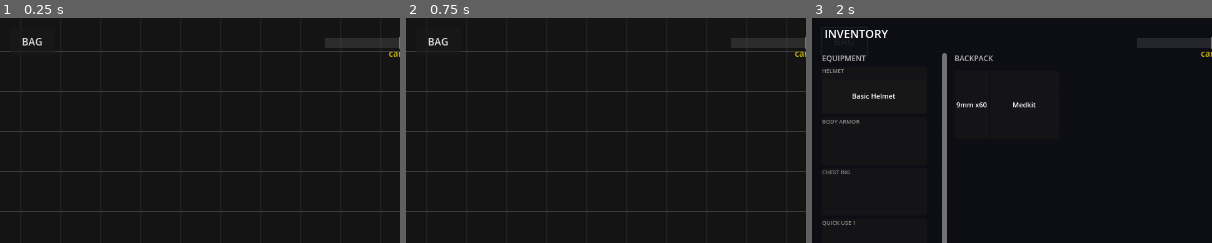
Above: before the commit, frames 1-3 (left to right).
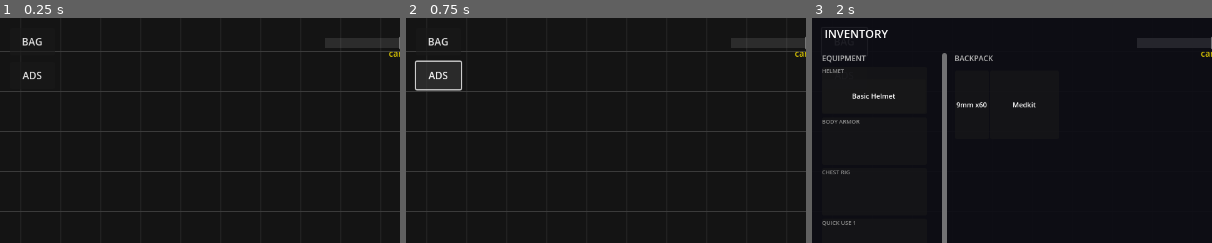
Above: after the commit, the same moments.

Repository: jklrjklr/zhukov
Game: Godot game, scene res://main.tscn
Same seed, same stepped clock (60 frames per second), same inputs: the game is played once before the commit and once after it.
Inputs (mouse positions are % of the whole screen's width and height, from its top left):
- Up to frame 1 (0.25 s): no input
- Up to frame 2 (0.75 s): click (4, 13) at 0.5 s, where only the run after the commit has a clickable "ADS"
- Up to frame 3 (2 s): click "BAG" at 1.25 s
The pictures show only the part of the screen within x 0-50%, y 0-50%; the shares and areas given below are measured in that part.

The runs differ from the first frame. In frame 1, less than 0.1% of the frame differs, in the area x 5-11%, y 24-28%; in frame 2, 0.4%, in the area x 2-14%, y 18-33%; in frame 3, less than 0.1%.
Error in both runs: Invalid assignment of property or key 'border_width_all' with value of type 'int' on a base object of type 'StyleBoxFlat'. (res://inventory/ui/SlotCell.gd:53)

Commit message:
Implement 4-state character system (HIPFIRE/ADS/RUNNING/IDLE)
- CharacterStateMachine: enum-based state machine with valid transition table,
  can_shoot/can_reload guards, state_changed signal
- SightData: resource for sight properties (ergo_mult, scope_mult, fov_radius, reticle_type)
- AdsOverlay: CanvasLayer with vignette shader + reticle (dot/crosshair/circle) centered on screen
- ads_vignette.gdshader: aspect-corrected circular aperture with blur+darken outside
- Player: integrates state machine, splits ergo into weapon_ergo × ads_ergo_mult,
  on_ads_pressed/released signal AdsOverlay and camera, run detection from joystick magnitude
- PlayerCamera: set_ads_scope/clear_ads_scope scales view_offset by scope_mult
- TouchInputHandler: is_running_joystick() returns true when magnitude > JOYSTICK_RADIUS
- WeaponData: _sight field parsed from items.json, get_sight() returns SightData
- WeaponSystem: checks state_machine.can_shoot/can_reload before all fire/reload actions
- HUD: ads_pressed/ads_released signals, ADS button wired to player
- main.gd: wires player entered_ads/exited_ads to AdsOverlay, HUD ads signals to player
- main.tscn: adds CharacterStateMachine node under Player, AdsOverlay instance at root
- data/items.json: adds sight dict to micro_uzi
- tests/test_character_states.gd: 14 tests covering state transitions, guards, SightData (54/54)

https://claude.ai/code/session_012v9MvoDXPfKFaXjuVB4qrQ

Diff:
--- a/HUD/HUD.gd
+++ b/HUD/HUD.gd
@@ -1,6 +1,8 @@
 extends CanvasLayer
 
 signal inventory_requested
+signal ads_pressed
+signal ads_released
 
 @onready var _fire_visual: TextureRect = $FireButton
 @onready var _reload_btn: TextureRect = $ReloadButton
@@ -24,6 +26,14 @@
 	inv_btn.size = Vector2(72, 44)
 	inv_btn.pressed.connect(func(): inventory_requested.emit())
 	add_child(inv_btn)
+
+	var ads_btn := Button.new()
+	ads_btn.text = "ADS"
+	ads_btn.position = Vector2(16, 70)
+	ads_btn.size = Vector2(72, 44)
+	ads_btn.button_down.connect(func(): ads_pressed.emit())
+	ads_btn.button_up.connect(func(): ads_released.emit())
+	add_child(ads_btn)
 
 	_weapon_system.reloading.connect(_on_reloading)
 	_weapon_system.reload_complete.connect(_progress_circle.hide_progress)
--- /dev/null
+++ b/characters/CharacterStateMachine.gd
@@ -0,0 +1,46 @@
+class_name CharacterStateMachine
+extends Node
+
+enum State { HIPFIRE = 0, ADS = 1, RUNNING = 2, IDLE = 3 }
+
+signal state_changed(old_state: State, new_state: State)
+
+var state: State = State.HIPFIRE
+
+# Attempt a state transition. Returns true if it succeeded.
+func transition(new_state: State) -> bool:
+	if new_state == state:
+		return false
+	if not _valid(state, new_state):
+		return false
+	var old := state
+	state = new_state
+	state_changed.emit(old, state)
+	return true
+
+func can_shoot() -> bool:
+	return state == State.HIPFIRE or state == State.ADS
+
+func can_reload() -> bool:
+	return state == State.HIPFIRE or state == State.ADS
+
+func is_ads() -> bool:
+	return state == State.ADS
+
+func is_running() -> bool:
+	return state == State.RUNNING
+
+func state_name() -> String:
+	return State.keys()[state]
+
+func _valid(from: State, to: State) -> bool:
+	match to:
+		State.HIPFIRE:
+			return from != State.HIPFIRE
+		State.ADS:
+			return from == State.HIPFIRE
+		State.RUNNING:
+			return from == State.HIPFIRE
+		State.IDLE:
+			return from in [State.HIPFIRE, State.ADS, State.RUNNING]
+	return false
--- /dev/null
+++ b/characters/SightData.gd
@@ -0,0 +1,21 @@
+class_name SightData
+extends RefCounted
+
+var display_name: String  = "Iron Sights"
+var reticle_type: String  = "dot"    # "dot" | "crosshair" | "none"
+var ergo_mult: float      = 0.85     # ergonomics multiplier while ADS (<1 = penalty)
+var scope_mult: float     = 1.0      # 1.3 = camera sees 30% further when ADS
+var fov_radius: float     = 0.40     # vignette aperture radius (fraction of screen height)
+
+static func from_dict(d: Dictionary) -> SightData:
+	var s := SightData.new()
+	s.display_name = d.get("display_name", "Iron Sights")
+	s.reticle_type = d.get("reticle_type", "dot")
+	s.ergo_mult    = d.get("ergo_mult",    0.85)
+	s.scope_mult   = d.get("scope_mult",   1.0)
+	s.fov_radius   = d.get("fov_radius",   0.40)
+	return s
+
+# Default iron-sight values used when no sight is configured.
+static func iron_sights() -> SightData:
+	return SightData.new()
--- a/data/items.json
+++ b/data/items.json
@@ -26,6 +26,13 @@
     "muzzle_flash_scale": 0.8,
     "headshot_multiplier": 3.0,
     "slot_size": [1, 2],
-    "sprite": ""
+    "sprite": "",
+    "sight": {
+      "display_name": "Iron Sights",
+      "reticle_type": "dot",
+      "ergo_mult": 0.85,
+      "scope_mult": 1.0,
+      "fov_radius": 0.40
+    }
   }
 }
--- a/main.gd
+++ b/main.gd
@@ -7,6 +7,21 @@
 	inventory_ui.setup(inventory_sys)
 	$HUD.inventory_requested.connect(inventory_ui.toggle)
 	_seed_demo_items(inventory_sys)
+
+	var ads_overlay: CanvasLayer = $AdsOverlay
+	var player: Player = $Player
+	player.entered_ads.connect(ads_overlay.show_ads)
+	player.exited_ads.connect(ads_overlay.hide_ads)
+
+	$HUD.ads_pressed.connect(_on_ads_pressed)
+	$HUD.ads_released.connect(player.on_ads_released)
+
+
+func _on_ads_pressed() -> void:
+	var player: Player = $Player
+	var weapon_sys: WeaponSystem = player.get_node("WeaponSystem")
+	var sight: SightData = weapon_sys.get_active_weapon().get_sight() if weapon_sys.get_active_weapon() != null else SightData.iron_sights()
+	player.on_ads_pressed(sight)
 
 
 func _seed_demo_items(inv: InventorySystem) -> void:
--- a/main.tscn
+++ b/main.tscn
@@ -16,6 +16,8 @@
 [ext_resource type="PackedScene" path="res://inventory/ui/InventoryUI.tscn" id="14_invui"]
 [ext_resource type="Script" path="res://main.gd" id="15_main"]
 [ext_resource type="Script" path="res://characters/HurtBox.gd" id="16_hurtbox"]
+[ext_resource type="Script" path="res://characters/CharacterStateMachine.gd" id="17_csm"]
+[ext_resource type="PackedScene" path="res://player/AdsOverlay.tscn" id="18_adsoverlay"]
 
 [sub_resource type="CapsuleShape2D" id="CapsuleShape2D_0e48y"]
 [sub_resource type="CapsuleShape2D" id="CapsuleShape2D_body_hb"]
@@ -63,6 +65,9 @@
 [node name="Sprite2D" type="Sprite2D" parent="Player/WeaponSystem/WeaponSlot0"]
 
 [node name="Muzzle" type="Node2D" parent="Player/WeaponSystem/WeaponSlot0"]
+
+[node name="CharacterStateMachine" type="Node" parent="Player"]
+script = ExtResource("17_csm")
 
 [node name="InventorySystem" type="Node" parent="Player"]
 script = ExtResource("13_invsys")
@@ -128,4 +133,6 @@
 scale = Vector2(3, 3)
 text = "1"
 
+[node name="AdsOverlay" parent="." instance=ExtResource("18_adsoverlay")]
+
 [node name="InventoryUI" parent="." instance=ExtResource("14_invui")]
--- /dev/null
+++ b/player/AdsOverlay.gd
@@ -0,0 +1,44 @@
+extends CanvasLayer
+
+const _SHADER   := preload("res://player/ads_vignette.gdshader")
+const _RETICLE  := preload("res://player/AdsReticle.gd")
+
+var _vignette: ColorRect
+var _reticle: Node2D
+var _mat: ShaderMaterial
+
+func _ready() -> void:
+	layer = 4
+	visible = false
+	_build()
+
+func _build() -> void:
+	_vignette = ColorRect.new()
+	_vignette.set_anchors_and_offsets_preset(Control.PRESET_FULL_RECT)
+	_vignette.mouse_filter = Control.MOUSE_FILTER_IGNORE
+	_mat = ShaderMaterial.new()
+	_mat.shader = _SHADER
+	_vignette.material = _mat
+	add_child(_vignette)
+
+	_reticle = Node2D.new()
+	_reticle.set_script(_RETICLE)
+	add_child(_reticle)
+
+func show_ads(sight: SightData) -> void:
+	visible = true
+	var vp := get_viewport().get_visible_rect().size
+	_mat.set_shader_parameter("aspect_ratio",  vp.x / vp.y)
+	_mat.set_shader_parameter("circle_radius", sight.fov_radius)
+	_reticle.set_type(sight.reticle_type)
+	_center_reticle(vp)
+
+func hide_ads() -> void:
+	visible = false
+
+func _process(_dt: float) -> void:
+	if visible:
+		_center_reticle(get_viewport().get_visible_rect().size)
+
+func _center_reticle(vp: Vector2) -> void:
+	_reticle.position = vp * 0.5
--- /dev/null
+++ b/player/AdsOverlay.tscn
@@ -0,0 +1,7 @@
+[gd_scene format=3 uid="uid://ads_overlay_scene"]
+
+[ext_resource type="Script" path="res://player/AdsOverlay.gd" id="1_adsoverlay"]
+
+[node name="AdsOverlay" type="CanvasLayer"]
+layer = 4
+script = ExtResource("1_adsoverlay")
--- /dev/null
+++ b/player/AdsReticle.gd
@@ -0,0 +1,30 @@
+extends Node2D
+
+var reticle_type: String = "dot"
+var color: Color = Color(1.0, 1.0, 1.0, 0.92)
+var outline: Color = Color(0.0, 0.0, 0.0, 0.5)
+
+func set_type(t: String) -> void:
+	reticle_type = t
+	queue_redraw()
+
+func _draw() -> void:
+	match reticle_type:
+		"dot":
+			draw_circle(Vector2.ZERO, 2.5, outline)
+			draw_circle(Vector2.ZERO, 1.8, color)
+		"crosshair":
+			const GAP := 5.0
+			const ARM := 13.0
+			const W   := 1.5
+			for v in [[Vector2(-ARM - GAP, 0), Vector2(-GAP, 0)],
+					  [Vector2(GAP, 0), Vector2(ARM + GAP, 0)],
+					  [Vector2(0, -ARM - GAP), Vector2(0, -GAP)],
+					  [Vector2(0, GAP), Vector2(0, ARM + GAP)]]:
+				draw_line(v[0], v[1], outline, W + 1.5)
+				draw_line(v[0], v[1], color, W)
+		"circle":
+			draw_arc(Vector2.ZERO, 22.0, 0, TAU, 48, outline, 3.0)
+			draw_arc(Vector2.ZERO, 22.0, 0, TAU, 48, color,   1.5)
+		"none":
+			pass
--- a/player/Player.gd
+++ b/player/Player.gd
@@ -10,11 +10,14 @@
 @onready var _camera: Camera2D = $Camera2D
 @onready var _sprite: Node2D   = $Sprite2D
 @onready var inventory: InventorySystem = $InventorySystem
+@onready var state_machine: CharacterStateMachine = $CharacterStateMachine
 
 var _facing_angle: float = 0.0
 var _initialized: bool = false
 var _turn_speed_rad: float = 0.0
 var _reaction_delay: float = 0.0
+var _weapon_ergo: float = 0.5
+var _ads_ergo_mult: float = 1.0
 
 var max_health: int = 100
 var health: int = 100
@@ -22,10 +25,12 @@
 signal health_changed(new_hp: int)
 signal player_died
 signal headshot_received
+signal entered_ads(sight: SightData)
+signal exited_ads
 
 func _ready() -> void:
 	_update_ergonomics_stats()
-	# temp test setup — remove later
+	state_machine.state_changed.connect(_on_state_changed)
 	await get_tree().process_frame
 	$WeaponSystem.equip(0, "micro_uzi")
 	add_to_group("player")
@@ -38,6 +43,7 @@
 		return
 	_apply_movement(delta)
 	_update_facing(delta)
+	_check_run_state()
 
 func _get_target_angle() -> float:
 	return _camera.rotation + facing_offset
@@ -49,6 +55,13 @@
 	else:
 		velocity = raw_dir.rotated(_camera.rotation) * move_speed
 	move_and_slide()
+
+func _check_run_state() -> void:
+	var running := TouchInputHandler.is_running_joystick()
+	if running and not state_machine.is_running() and not state_machine.is_ads():
+		state_machine.transition(CharacterStateMachine.State.RUNNING)
+	elif not running and state_machine.is_running():
+		state_machine.transition(CharacterStateMachine.State.HIPFIRE)
 
 func _update_facing(delta: float) -> void:
 	var target_angle: float = _get_target_angle()
@@ -75,8 +88,31 @@
 	_reaction_delay = lerpf(0.5, 0.05, ergonomics)
 
 func set_ergonomics(value: float) -> void:
-	ergonomics = clampf(value, 0.0, 1.0)
+	_weapon_ergo = clampf(value, 0.0, 1.0)
+	_apply_combined_ergo()
+
+func set_ads_ergo_mult(mult: float) -> void:
+	_ads_ergo_mult = mult
+	_apply_combined_ergo()
+
+func _apply_combined_ergo() -> void:
+	ergonomics = clampf(_weapon_ergo * _ads_ergo_mult, 0.0, 1.0)
 	_update_ergonomics_stats()
+
+func on_ads_pressed(sight: SightData) -> void:
+	if state_machine.transition(CharacterStateMachine.State.ADS):
+		set_ads_ergo_mult(sight.ergo_mult)
+		_camera.set_ads_scope(sight.scope_mult)
+		entered_ads.emit(sight)
+
+func on_ads_released() -> void:
+	if state_machine.transition(CharacterStateMachine.State.HIPFIRE):
+		set_ads_ergo_mult(1.0)
+		_camera.clear_ads_scope()
+		exited_ads.emit()
+
+func _on_state_changed(_old: CharacterStateMachine.State, _new: CharacterStateMachine.State) -> void:
+	pass
 
 func take_damage(amount: int, is_headshot: bool = false) -> void:
 	health = max(0, health - amount)
@@ -90,6 +126,12 @@
 	health = min(max_health, health + amount)
 	health_changed.emit(health)
 
+func enter_idle() -> void:
+	state_machine.transition(CharacterStateMachine.State.IDLE)
+
+func exit_idle() -> void:
+	state_machine.transition(CharacterStateMachine.State.HIPFIRE)
+
 func angle_difference(from: float, to: float) -> float:
 	return fposmod(to - from + PI, TAU) - PI
 
--- a/player/PlayerCamera.gd
+++ b/player/PlayerCamera.gd
@@ -7,6 +7,7 @@
 @export var recoil_zoom_return_speed: float = 0.5
 
 var _recoil_zoom: float = 0.0
+var _ads_scope_mult: float = 1.0
 
 func _ready() -> void:
 	TouchInputHandler.camera_rotated.connect(_on_camera_rotated)
@@ -30,8 +31,16 @@
 	rotation += radians
 	_refresh_camera()
 
+func set_ads_scope(mult: float) -> void:
+	_ads_scope_mult = maxf(mult, 1.0)
+	_refresh_camera()
+
+func clear_ads_scope() -> void:
+	_ads_scope_mult = 1.0
+	_refresh_camera()
+
 func _refresh_camera() -> void:
-	position = Vector2.UP.rotated(rotation) * view_offset
+	position = Vector2.UP.rotated(rotation) * view_offset * _ads_scope_mult
 
 	var z: float = max(0.1, base_zoom + _recoil_zoom)
 	zoom = Vector2(z, z)
--- a/player/TouchInputHandler.gd
+++ b/player/TouchInputHandler.gd
@@ -110,6 +110,11 @@
 	var raw := _joystick_current - _joystick_origin
 	return raw.limit_length(JOYSTICK_RADIUS) / JOYSTICK_RADIUS
 
+func is_running_joystick() -> bool:
+	if _joystick_touch_index == -1:
+		return false
+	return (_joystick_current - _joystick_origin).length() > JOYSTICK_RADIUS
+
 func get_camera_angular_velocity() -> float:
 	return 0.0
 
--- /dev/null
+++ b/player/ads_vignette.gdshader
@@ -0,0 +1,38 @@
+// ADS vignette: darkens + blurs everything outside the circular aperture.
+// The aperture is aspect-corrected so it's always a true circle.
+shader_type canvas_item;
+render_mode unshaded;
+
+// Set from GDScript whenever viewport size changes.
+uniform float aspect_ratio   : hint_range(0.5, 4.0)  = 1.7778;  // viewport width / height
+uniform float circle_radius  : hint_range(0.05, 0.95) = 0.40;   // fraction of screen height
+uniform float softness       : hint_range(0.001, 0.1) = 0.035;
+uniform float dark_alpha     : hint_range(0.0, 1.0)   = 0.93;
+uniform float blur_strength  : hint_range(0.0, 0.025) = 0.007;
+
+uniform sampler2D SCREEN_TEXTURE : hint_screen_texture, filter_linear_mipmap;
+
+void fragment() {
+    // Aspect-corrected UV so the circle is perfectly round.
+    vec2 uv = UV - vec2(0.5);
+    uv.x *= aspect_ratio;
+    float dist    = length(uv);
+    float outside = smoothstep(circle_radius - softness, circle_radius + softness, dist);
+
+    if (outside < 0.001) {
+        COLOR = vec4(0.0, 0.0, 0.0, 0.0);   // inside aperture: fully transparent
+        return;
+    }
+
+    // 4-tap box blur of the scene (sampled before this overlay is composited).
+    vec4 s = (
+        texture(SCREEN_TEXTURE, SCREEN_UV + vec2(blur_strength, 0.0)) +
+        texture(SCREEN_TEXTURE, SCREEN_UV - vec2(blur_strength, 0.0)) +
+        texture(SCREEN_TEXTURE, SCREEN_UV + vec2(0.0, blur_strength)) +
+        texture(SCREEN_TEXTURE, SCREEN_UV - vec2(0.0, blur_strength))
+    ) * 0.25;
+
+    // Darken the blurred sample, then output with alpha = outside blend factor.
+    vec3 darkened = s.rgb * (1.0 - dark_alpha);
+    COLOR = vec4(darkened, outside);
+}
--- /dev/null
+++ b/tests/test_character_states.gd
@@ -0,0 +1,104 @@
+extends Object
+
+# --- CharacterStateMachine tests ---
+
+func _make_sm() -> CharacterStateMachine:
+	return CharacterStateMachine.new()
+
+func test_initial_state_is_hipfire() -> void:
+	var sm := _make_sm()
+	assert(sm.state == CharacterStateMachine.State.HIPFIRE, "initial state should be HIPFIRE")
+	sm.free()
+
+func test_hipfire_to_ads() -> void:
+	var sm := _make_sm()
+	assert(sm.transition(CharacterStateMachine.State.ADS), "HIPFIRE→ADS should succeed")
+	assert(sm.state == CharacterStateMachine.State.ADS)
+	sm.free()
+
+func test_hipfire_to_running() -> void:
+	var sm := _make_sm()
+	assert(sm.transition(CharacterStateMachine.State.RUNNING), "HIPFIRE→RUNNING should succeed")
+	assert(sm.state == CharacterStateMachine.State.RUNNING)
+	sm.free()
+
+func test_ads_to_hipfire() -> void:
+	var sm := _make_sm()
+	sm.transition(CharacterStateMachine.State.ADS)
+	assert(sm.transition(CharacterStateMachine.State.HIPFIRE), "ADS→HIPFIRE should succeed")
+	assert(sm.state == CharacterStateMachine.State.HIPFIRE)
+	sm.free()
+
+func test_ads_cannot_go_to_running() -> void:
+	var sm := _make_sm()
+	sm.transition(CharacterStateMachine.State.ADS)
+	assert(not sm.transition(CharacterStateMachine.State.RUNNING), "ADS→RUNNING should fail")
+	assert(sm.state == CharacterStateMachine.State.ADS)
+	sm.free()
+
+func test_running_to_hipfire() -> void:
+	var sm := _make_sm()
+	sm.transition(CharacterStateMachine.State.RUNNING)
+	assert(sm.transition(CharacterStateMachine.State.HIPFIRE), "RUNNING→HIPFIRE should succeed")
+	sm.free()
+
+func test_idle_only_goes_to_hipfire() -> void:
+	var sm := _make_sm()
+	sm.transition(CharacterStateMachine.State.IDLE)
+	assert(not sm.transition(CharacterStateMachine.State.ADS), "IDLE→ADS should fail")
+	assert(not sm.transition(CharacterStateMachine.State.RUNNING), "IDLE→RUNNING should fail")
+	assert(sm.transition(CharacterStateMachine.State.HIPFIRE), "IDLE→HIPFIRE should succeed")
+	sm.free()
+
+func test_can_shoot_hipfire_and_ads() -> void:
+	var sm := _make_sm()
+	assert(sm.can_shoot(), "HIPFIRE can shoot")
+	sm.transition(CharacterStateMachine.State.ADS)
+	assert(sm.can_shoot(), "ADS can shoot")
+	sm.free()
+
+func test_cannot_shoot_running_or_idle() -> void:
+	var sm := _make_sm()
+	sm.transition(CharacterStateMachine.State.RUNNING)
+	assert(not sm.can_shoot(), "RUNNING cannot shoot")
+	sm.transition(CharacterStateMachine.State.HIPFIRE)
+	sm.transition(CharacterStateMachine.State.IDLE)
+	assert(not sm.can_shoot(), "IDLE cannot shoot")
+	sm.free()
+
+func test_can_reload_hipfire_and_ads() -> void:
+	var sm := _make_sm()
+	assert(sm.can_reload(), "HIPFIRE can reload")
+	sm.transition(CharacterStateMachine.State.ADS)
+	assert(sm.can_reload(), "ADS can reload")
+	sm.free()
+
+func test_state_changed_signal_fires() -> void:
+	var sm := _make_sm()
+	var fired := [false]
+	sm.state_changed.connect(func(_old, _new): fired[0] = true)
+	sm.transition(CharacterStateMachine.State.ADS)
+	assert(fired[0], "state_changed should have fired")
+	sm.free()
+
+func test_same_state_transition_returns_false() -> void:
+	var sm := _make_sm()
+	assert(not sm.transition(CharacterStateMachine.State.HIPFIRE), "same-state transition should return false")
+	sm.free()
+
+# --- SightData tests ---
+
+func test_sight_data_defaults() -> void:
+	var s := SightData.iron_sights()
+	assert(s.ergo_mult == 0.85, "default ergo_mult")
+	assert(s.scope_mult == 1.0, "default scope_mult")
+	assert(s.fov_radius == 0.40, "default fov_radius")
+	assert(s.reticle_type == "dot", "default reticle_type")
+
+func test_sight_data_from_dict() -> void:
+	var d := {"display_name": "ACOG", "reticle_type": "circle", "ergo_mult": 0.7, "scope_mult": 1.3, "fov_radius": 0.3}
+	var s := SightData.from_dict(d)
+	assert(s.display_name == "ACOG")
+	assert(s.reticle_type == "circle")
+	assert(s.scope_mult == 1.3)
+	assert(s.fov_radius == 0.3)
--- a/weapons/WeaponData.gd
+++ b/weapons/WeaponData.gd
@@ -28,6 +28,7 @@
 var muzzle_flash_scale: float = 1.0
 var headshot_multiplier: float = 3.0
 var slot_size: Array = [1, 2]
+var _sight: SightData = null
 var sprite_path: String = ""
 var ammo_current: int = 0
 var fire_mode_index: int = 0
@@ -72,7 +73,12 @@
 	w.slot_size = def.get("slot_size", [1, 2])
 	w.sprite_path = def.get("sprite", "")
 	w.ammo_current = w.magazine_size
+	if def.has("sight"):
+		w._sight = SightData.from_dict(def["sight"])
 	return w
+
+func get_sight() -> SightData:
+	return _sight if _sight != null else SightData.iron_sights()
 
 func cycle_fire_mode() -> void:
 	if fire_modes.size() <= 1:
--- a/weapons/WeaponSystem.gd
+++ b/weapons/WeaponSystem.gd
@@ -27,9 +27,13 @@
 @warning_ignore("unused_private_class_variable")
 var _burst_timer: float = 0.0
 
+var _state_machine: CharacterStateMachine = null
+
 func _ready() -> void:
 	_item_db = get_node_or_null("/root/ItemDB")
 	shot_fired.connect(_on_shot_fired)
+	await get_tree().process_frame
+	_state_machine = get_parent().get_node_or_null("CharacterStateMachine")
 
 func _on_shot_fired(origin: Vector2, direction: Vector2, damage: int, data: WeaponData) -> void:
 	BulletSpawner.spawn(origin, direction, damage, data.muzzle_velocity, data.headshot_multiplier)
@@ -96,6 +100,8 @@
 	weapon_switched.emit(_active_slot)
 
 func shoot() -> void:
+	if _state_machine != null and not _state_machine.can_shoot():
+		return
 	if _is_reloading or _fire_timer > 0.0:
 		return
 
@@ -109,6 +115,8 @@
 	_do_shoot()
 
 func start_burst(count: int) -> void:
+	if _state_machine != null and not _state_machine.can_shoot():
+		return
 	if _is_reloading or _fire_timer > 0.0:
 		return
 
@@ -146,6 +154,8 @@
 	_apply_recoil_to_camera(w, lateral_sign)
 
 func reload() -> void:
+	if _state_machine != null and not _state_machine.can_reload():
+		return
 	var w: WeaponData = get_active_weapon()
 	if w == null or _is_reloading or w.ammo_current == w.magazine_size:
 		return
Not shown: 1 places in main.tscn that only renumber resources
